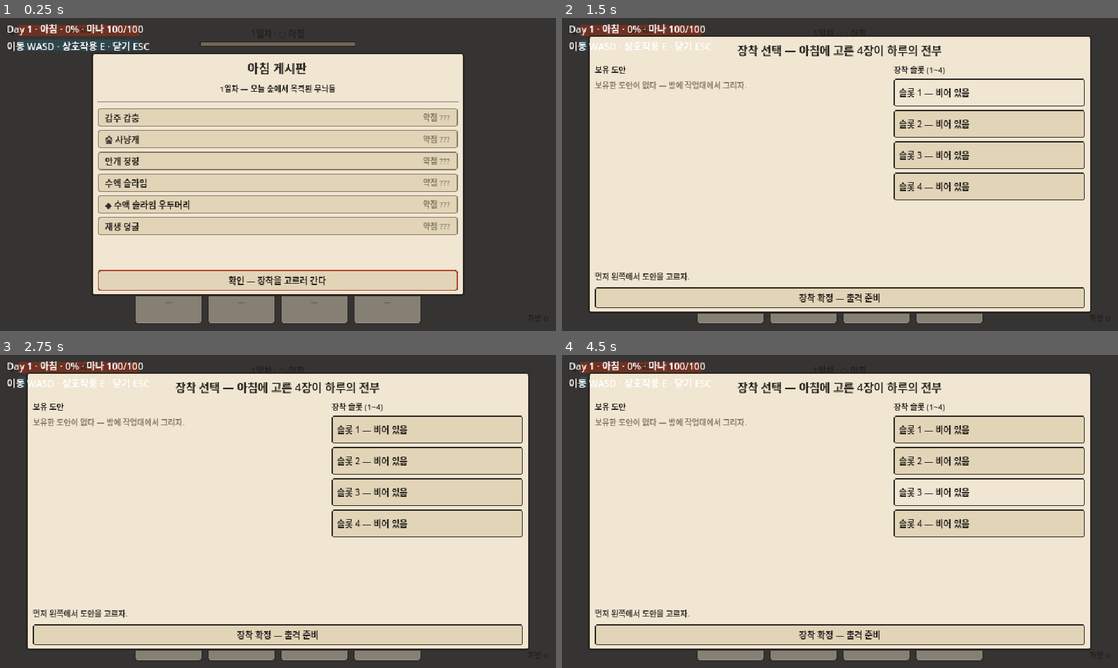
Above: before the commit, frames 1-4 (two rows, left to right).
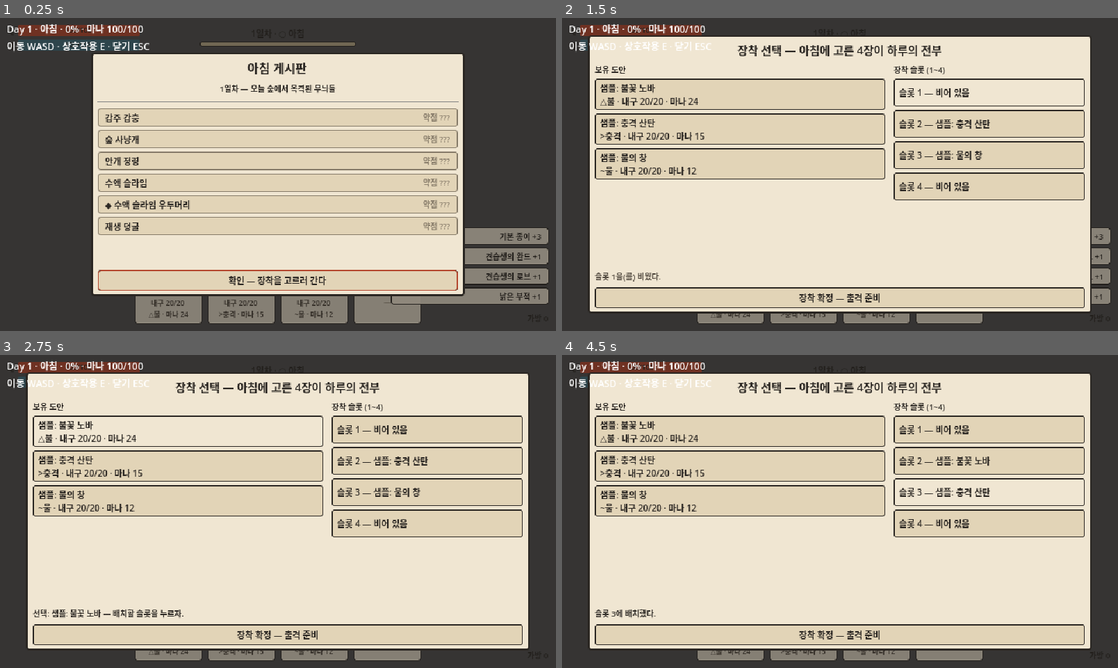
Above: after the commit, the same moments.

Repository: djgnfj-svg/tockbon
Game: Godot game, scene res://src/core/main.tscn
Same seed, same stepped clock (60 frames per second), same inputs: the game is played once before the commit and once after it.
Inputs (mouse positions are in pixels of both pictures, inside the frame that each line leads up to):
- Up to frame 1 (0.25 s): no input
- Up to frame 2 (1.5 s): click "확인 — 장착을 고르러 간다" at 0.5 s; click (990, 93) at 1.25 s, where only the run before the commit has a clickable "슬롯 1 — 비어 있음"
- Up to frame 3 (2.75 s): click (177, 430) at 2 s, where only the run after the commit has a clickable "샘플: 불꽃 노바 △불 · 내구 20/20 · 마나 …"
- Up to frame 4 (4.5 s): click (990, 461) at 2.75 s, where only the run before the commit has a clickable "슬롯 2 — 비어 있음"; click (739, 467) at 3.5 s, where only the run after the commit has a clickable "샘플: 충격 산탄 >충격 · 내구 20/20 · 마나…"; click (990, 492) at 4.25 s, where only the run before the commit has a clickable "슬롯 3 — 비어 있음"

The runs differ from the first frame. In frame 1, 3.3% of the frame differs, in the area x 26-99%, y 67-96%; in frame 2, 17%, in the area x 5-99%, y 19-96%; in frame 3, 12%; in frame 4, 16%.

Commit message:
feat: Phase 2 통합 — 전체 루프 연결 (통합 스모크 12/12)
- 거점에 출격 문·이젤 추가 → 필드/드로잉룸 씬 전환
- field.tscn에 SpellSystem 배치 (장착 도안 캐스팅 동작)
- Main: 귀환·사망 → 거점 복귀, 씬 전환 지연 실행, 프로토 시드(샘플 도안·시작 물자)
- GameState: design_created → 보유 도안 자동 수집
- drawing_room: 시험대 UI 재사용 + ESC 거점 복귀
- 회귀: sanity·base 38·field 71 전부 유지

Co-Authored-By: Claude Fable 5 <noreply@anthropic.com>
Claude-Session: https://claude.ai/code/session_01WTWRicKXykCsTa4QpY3Ciy

Diff:
--- a/src/base/base.gd
+++ b/src/base/base.gd
@@ -58,6 +58,12 @@
 		Clock.sleep_until_morning()
 		_show_toast("푹 잤다 — Day %d 아침, 마나 회복" % Clock.day)
 		return
+	if facility_id == &"door":
+		EventBus.scene_change_requested.emit(&"field")
+		return
+	if facility_id == &"easel":
+		EventBus.scene_change_requested.emit(&"drawing")
+		return
 	_open(facility_id)
 
 func _open(facility_id: StringName) -> void:
--- a/src/base/base.tscn
+++ b/src/base/base.tscn
@@ -209,4 +209,76 @@
 theme_override_font_sizes/font_size = 10
 horizontal_alignment = 1
 
+[node name="Door" type="Area2D" parent="Interactables"]
+position = Vector2(158, 180)
+collision_layer = 64
+collision_mask = 2
+script = ExtResource("3")
+facility_id = &"door"
+title = "숲으로 출격"
+
+[node name="Shape" type="CollisionShape2D" parent="Interactables/Door"]
+shape = SubResource("spot_shape")
+
+[node name="Visual" type="ColorRect" parent="Interactables/Door"]
+offset_left = -10.0
+offset_top = -20.0
+offset_right = 10.0
+offset_bottom = 20.0
+color = Color(0.3, 0.5, 0.32, 1)
+
+[node name="NameTag" type="Label" parent="Interactables/Door"]
+offset_left = -40.0
+offset_top = 22.0
+offset_right = 40.0
+offset_bottom = 38.0
+theme_override_font_sizes/font_size = 10
+horizontal_alignment = 1
+text = "숲"
+
+[node name="Hint" type="Label" parent="Interactables/Door"]
+visible = false
+offset_left = -48.0
+offset_top = -42.0
+offset_right = 48.0
+offset_bottom = -26.0
+theme_override_font_sizes/font_size = 10
+horizontal_alignment = 1
+
+[node name="Easel" type="Area2D" parent="Interactables"]
+position = Vector2(320, 110)
+collision_layer = 64
+collision_mask = 2
+script = ExtResource("3")
+facility_id = &"easel"
+title = "이젤 (드로잉)"
+
+[node name="Shape" type="CollisionShape2D" parent="Interactables/Easel"]
+shape = SubResource("spot_shape")
+
+[node name="Visual" type="ColorRect" parent="Interactables/Easel"]
+offset_left = -14.0
+offset_top = -18.0
+offset_right = 14.0
+offset_bottom = 14.0
+color = Color(0.82, 0.76, 0.62, 1)
+
+[node name="NameTag" type="Label" parent="Interactables/Easel"]
+offset_left = -40.0
+offset_top = 18.0
+offset_right = 40.0
+offset_bottom = 34.0
+theme_override_font_sizes/font_size = 10
+horizontal_alignment = 1
+text = "이젤"
+
+[node name="Hint" type="Label" parent="Interactables/Easel"]
+visible = false
+offset_left = -48.0
+offset_top = -40.0
+offset_right = 48.0
+offset_bottom = -24.0
+theme_override_font_sizes/font_size = 10
+horizontal_alignment = 1
+
 [node name="UI" type="CanvasLayer" parent="."]
--- a/src/core/game_state.gd
+++ b/src/core/game_state.gd
@@ -27,6 +27,7 @@
 	EventBus.bag_lost.connect(func() -> void: bag.clear())
 	EventBus.research_completed.connect(func(unlock_id: StringName) -> void: codex[unlock_id] = true)
 	EventBus.codex_unlocked.connect(func(unlock_id: StringName) -> void: codex[unlock_id] = true)
+	EventBus.design_created.connect(func(design: SpellDesign) -> void: designs.append(design))
 
 func _process(delta: float) -> void:
 	mana = minf(mana + balance.mana_regen_per_sec * delta, balance.mana_max)
--- a/src/core/main.gd
+++ b/src/core/main.gd
@@ -1,5 +1,5 @@
 extends Node
-## 루트 씬 — 씬 전환 담당 (TECH_SPEC §7). 모듈은 EventBus.scene_change_requested로 전환을 요청한다.
+## 루트 씬 — 씬 전환·전역 흐름 배선 (TECH_SPEC §7). 모듈은 EventBus.scene_change_requested로 전환을 요청한다.
 
 const SCENES: Dictionary = {
 	&"field": "res://src/field/field.tscn",
@@ -11,10 +11,17 @@
 
 func _ready() -> void:
 	EventBus.scene_change_requested.connect(change_scene)
-	# 거점에서 시작 (씬이 아직 없으면 경고만)
+	# 귀환·사망 모두 거점으로 (가방 처리·손실은 GameState가 시그널로 이미 수행)
+	EventBus.extraction_success.connect(func() -> void: change_scene(&"base"))
+	EventBus.player_died.connect(func() -> void: change_scene(&"base"))
+	_seed_prototype()
 	change_scene(&"base")
 
 func change_scene(scene_id: StringName) -> void:
+	# 시그널 처리 중(발신 노드가 현재 씬 안) 씬 해제가 안전하도록 지연 실행
+	_change_scene_now.call_deferred(scene_id)
+
+func _change_scene_now(scene_id: StringName) -> void:
 	var path: String = SCENES.get(scene_id, "")
 	if path.is_empty() or not ResourceLoader.exists(path):
 		push_warning("아직 준비되지 않은 씬: %s" % scene_id)
@@ -23,3 +30,16 @@
 		child.queue_free()
 	var packed := load(path) as PackedScene
 	current_scene.add_child(packed.instantiate())
+
+## 프로토 시드 — 튜토리얼(4개월차) 구현 전까지의 시작 물자·도안 (GDD §5 시작 물자)
+func _seed_prototype() -> void:
+	if GameState.designs.is_empty():
+		GameState.designs = SampleDesigns.all()
+		for i in range(mini(GameState.designs.size(), GameState.EQUIP_SLOTS)):
+			GameState.equip(i, GameState.designs[i])
+	if GameState.get_count(&"ink_basic") == 0:
+		GameState.add_item(&"ink_basic", 20)
+		GameState.add_item(&"paper_1", 3)
+		GameState.add_item(&"wand_basic", 1)
+		GameState.add_item(&"robe_basic", 1)
+		GameState.add_item(&"charm_basic", 1)
--- /dev/null
+++ b/src/drawing/drawing_room.gd
@@ -0,0 +1,20 @@
+extends "res://src/drawing/test_drawing_main.gd"
+## 거점 이젤의 드로잉 방 — 시험대 UI 재사용 + 거점 복귀 (Phase 2 통합, 리드).
+## 완성 도안은 design_created → GameState.designs로 자동 수집된다.
+
+func _ready() -> void:
+	super._ready()
+	var back := Button.new()
+	back.text = "거점으로 돌아가기 (ESC)"
+	back.add_theme_font_size_override(&"font_size", 10)
+	back.position = Vector2(12, 340)
+	back.pressed.connect(_go_base)
+	$UI.add_child(back)
+
+func _unhandled_input(event: InputEvent) -> void:
+	if event.is_action_pressed(&"ui_cancel"):
+		_go_base()
+		get_viewport().set_input_as_handled()
+
+func _go_base() -> void:
+	EventBus.scene_change_requested.emit(&"base")
--- /dev/null
+++ b/src/drawing/drawing_room.tscn
@@ -0,0 +1,6 @@
+[gd_scene load_steps=2 format=3]
+
+[ext_resource type="Script" path="res://src/drawing/drawing_room.gd" id="1"]
+
+[node name="DrawingRoom" type="Node2D"]
+script = ExtResource("1")
--- a/src/field/field.tscn
+++ b/src/field/field.tscn
@@ -1,6 +1,9 @@
-[gd_scene load_steps=2 format=3]
+[gd_scene load_steps=3 format=3]
 
 [ext_resource type="Script" path="res://src/field/field.gd" id="1_field"]
+[ext_resource type="PackedScene" path="res://src/spell/spell_system.tscn" id="2_spell"]
 
 [node name="Field" type="Node2D"]
 script = ExtResource("1_field")
+
+[node name="SpellSystem" parent="." instance=ExtResource("2_spell")]
--- /dev/null
+++ b/tests/test_integration_auto.gd
@@ -0,0 +1,70 @@
+extends SceneTree
+## Phase 2 통합 스모크 — 부팅(거점) → 필드 전환·캐스팅 → 귀환 → 드로잉룸 왕복.
+## 실행: Godot --headless --path . -s res://tests/test_integration_auto.gd
+## 주의: 오토로드는 런타임 get_node로만 접근 (-s 컴파일 시점 미등록 — TEAM_PLAN 공유 함정).
+
+var _pass := 0
+var _fail := 0
+
+func _init() -> void:
+	_run.call_deferred()
+
+func _check(label: String, ok: bool) -> void:
+	if ok:
+		_pass += 1
+		print("PASS: ", label)
+	else:
+		_fail += 1
+		print("FAIL: ", label)
+
+func _run() -> void:
+	await process_frame
+	var bus: Node = root.get_node("EventBus")
+	var gs: Node = root.get_node("GameState")
+
+	var main: Node = (load("res://src/core/main.tscn") as PackedScene).instantiate()
+	root.add_child(main)
+	await process_frame
+	await process_frame
+	var holder: Node = main.get_node("CurrentScene")
+
+	_check("부팅: 거점 로드", holder.get_node_or_null("Base") != null)
+	_check("시드: 도안 장착", gs.equipped[0] != null)
+	_check("시드: 시작 물자", gs.get_count(&"ink_basic") > 0)
+	_check("시작 해금: 불·충격", gs.is_unlocked(&"rune_fire") and gs.is_unlocked(&"rune_impact"))
+
+	# 출격 → 필드
+	bus.emit_signal(&"scene_change_requested", &"field")
+	await process_frame
+	await process_frame
+	var field: Node = holder.get_node_or_null("Field")
+	_check("필드 전환", field != null)
+	_check("SpellSystem 배치", field != null and field.get_node_or_null("SpellSystem") != null)
+
+	# 장착 1번(노바 8발) 캐스팅 — spell_system이 수신해 투사체 스폰
+	var mana_before: float = gs.mana
+	bus.emit_signal(&"cast_requested", gs.equipped[0], Vector2(400, 300), Vector2.RIGHT)
+	await process_frame
+	var shots := get_nodes_in_group(&"player_projectiles").size()
+	_check("캐스팅: 노바 투사체 8+ (실제 %d)" % shots, shots >= 8)
+	_check("캐스팅: 마나 차감", gs.mana < mana_before)
+	_check("캐스팅: 내구 차감", gs.equipped[0].durability < gs.equipped[0].durability_max)
+
+	# 귀환 → 거점
+	bus.emit_signal(&"extraction_success")
+	await process_frame
+	await process_frame
+	_check("귀환: 거점 복귀", holder.get_node_or_null("Base") != null)
+
+	# 이젤 → 드로잉룸 → 거점
+	bus.emit_signal(&"scene_change_requested", &"drawing")
+	await process_frame
+	await process_frame
+	_check("드로잉룸 진입", holder.get_node_or_null("DrawingRoom") != null)
+	bus.emit_signal(&"scene_change_requested", &"base")
+	await process_frame
+	await process_frame
+	_check("드로잉룸 → 거점 복귀", holder.get_node_or_null("Base") != null)
+
+	print("RESULT pass=%d fail=%d" % [_pass, _fail])
+	quit(0 if _fail == 0 else 1)
